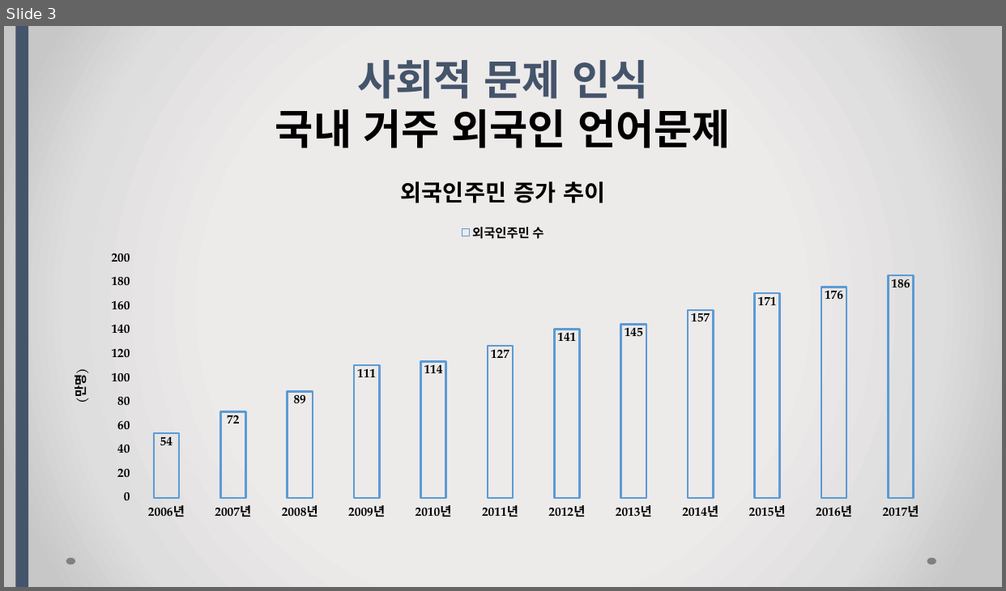
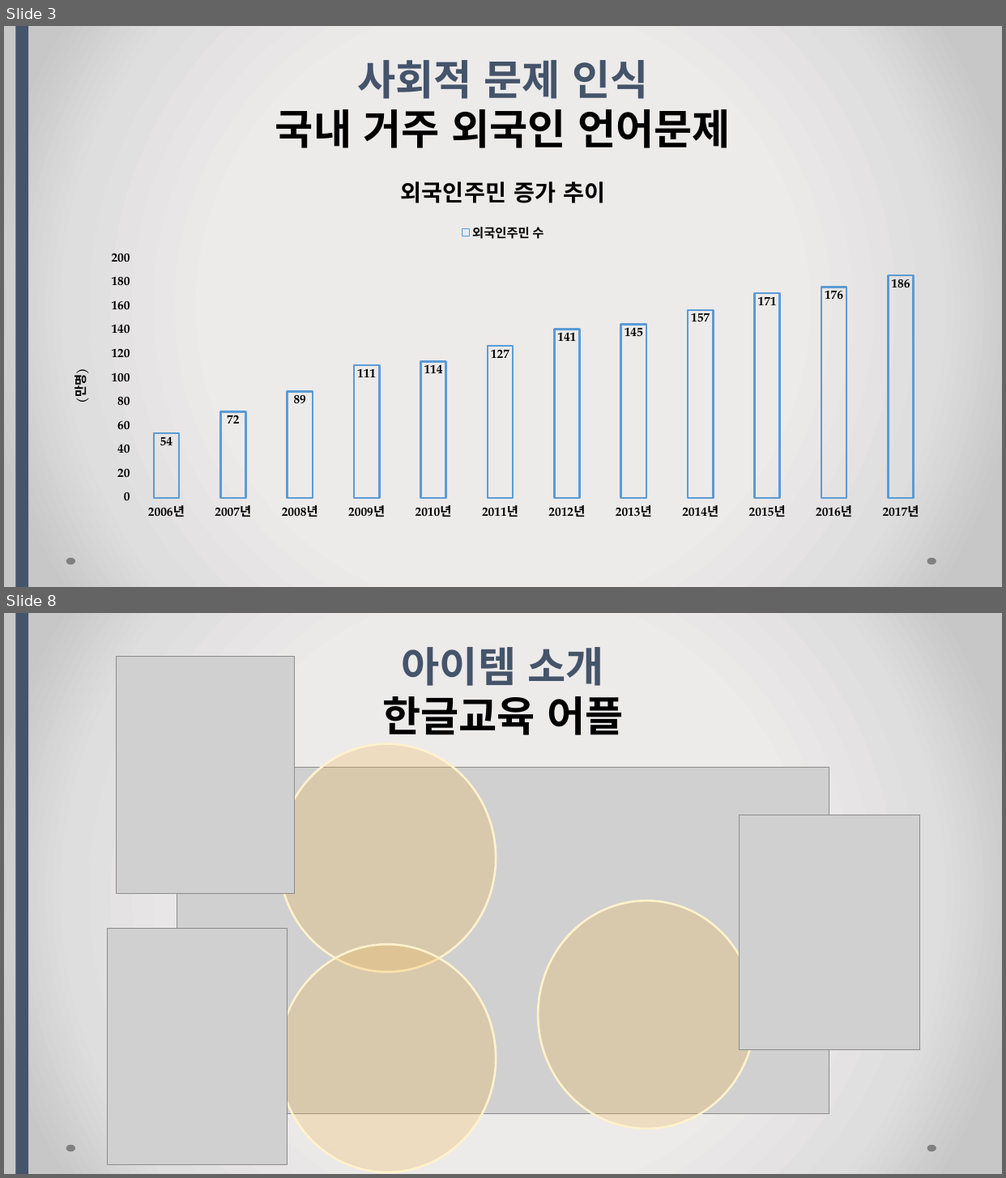
Before and after one commit to ParkBK/BAEUME, a slide deck: 박병근/지원사업/사회적기업/업무 회의 제목.pptx. Shown one above the other, each under a label of ours: slide 3 before the commit, slides 3 and 8 after it; the slides between them are not shown. The pictures are 1006x591 and 1006x1178 pixels, drawn with LibreOffice and Linux fonts; fonts in the diff are those of the drawing; grey boxes stand for pictures. Boxes give left, top, right and bottom in pixels: in the first picture for what was removed or moved away, otherwise in the second. Text is boxed around its words. In the diff, an @@ line names an element or a change of style, - is before the commit and + after.

```diff
--- a/박병근/지원사업/사회적기업/업무 회의 제목.pptx
+++ b/박병근/지원사업/사회적기업/업무 회의 제목.pptx
@@ slide 8 added at (4,613,1002,1174), background gradient #EDEBEB to #E0DEDE to #C9C7C7; not listed: 3 template elements that a slide beside it also shows @@
@@ picture added at (117,657,296,894) @@
@@ title added at (382,647,623,735), 40 pt, text #000000, bold @@
+아이템 소개
+한글교육 어플
@@ ellipse added at (279,744,496,973), fill #F1B851 at 27% opacity, outline #FFF2CC 2 pt @@
@@ picture added at (177,767,829,1114) @@
@@ picture added at (739,815,919,1051) @@
@@ ellipse added at (538,901,755,1130), fill #F1B851 at 27% opacity, outline #FFF2CC 2 pt @@
@@ picture added at (108,929,288,1165) @@
@@ ellipse added at (279,944,496,1173), fill #F1B851 at 27% opacity, outline #FFF2CC 2 pt @@
```
Also in this commit, not shown: 4 slides changed, 1 other slide added, 1 other file.
